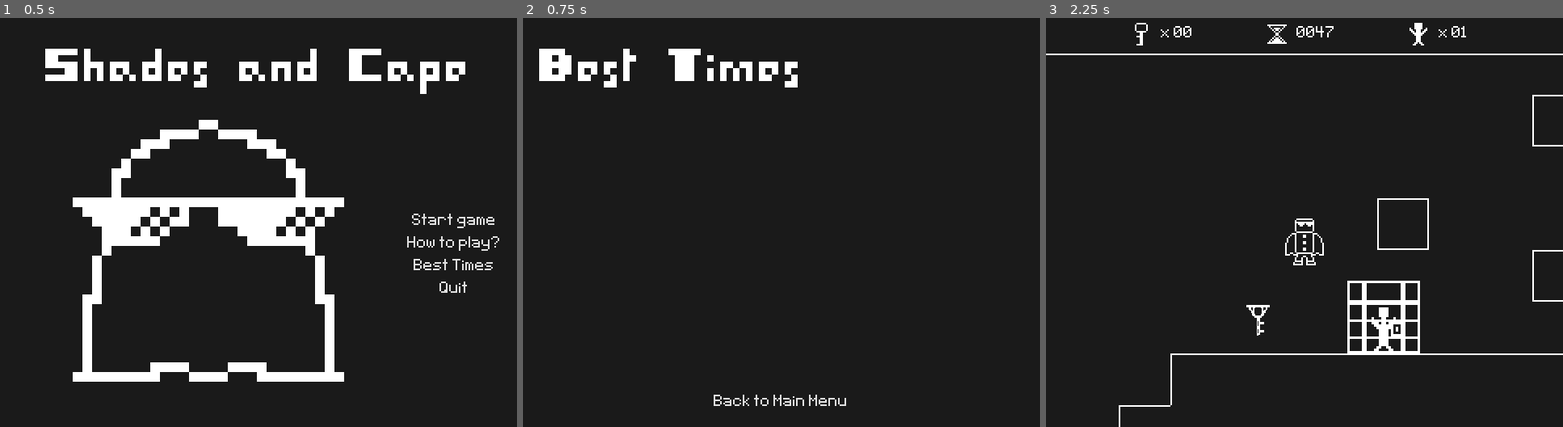
Above: before the commit, frames 1-3 (left to right).
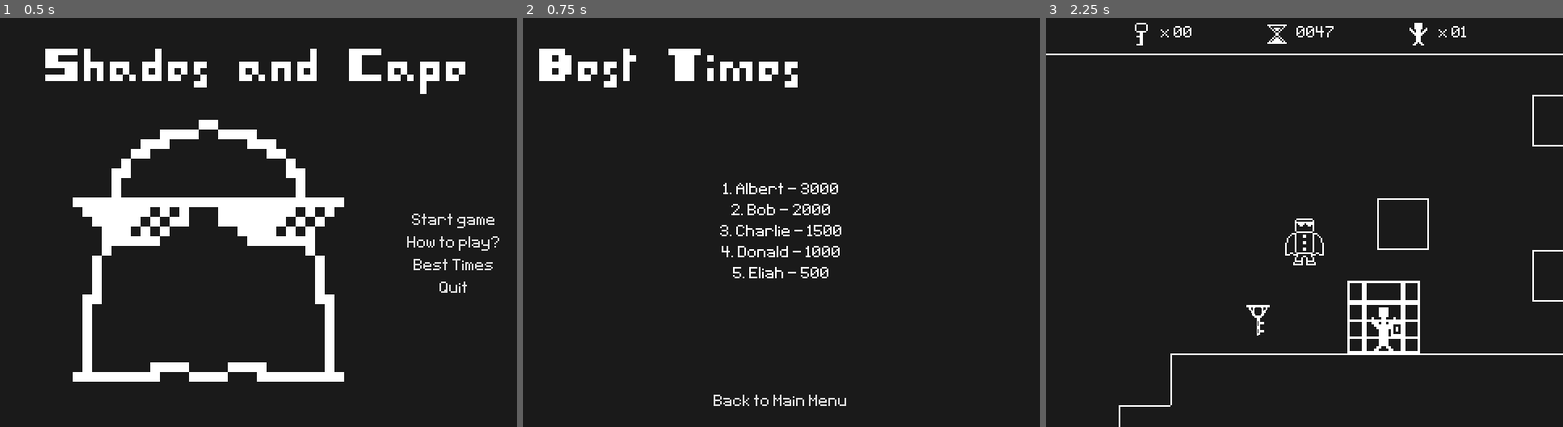
Above: after the commit, the same moments.

Repository: Kiel97/bialjam2019
Game: Godot game, scene res://Menu/MainMenu.tscn
Same seed, same stepped clock (60 frames per second), same inputs: the game is played once before the commit and once after it.
Inputs:
- Up to frame 1 (0.5 s): no input
- Up to frame 2 (0.75 s): click "Best Times" at 0.5 s
- Up to frame 3 (2.25 s): click "Back to Main Menu" at 1.25 s; click "Start game" at 2 s

Frame 1 is identical in both runs. In frame 2, 0.9% of the frame differs, in the area x 38-62%, y 40-64%; in frame 3, nothing differs.

Commit message:
Wrote scores parser for best times Scene

Diff:
--- a/Bialjam2019/Menu/BestTimesScreen.gd
+++ b/Bialjam2019/Menu/BestTimesScreen.gd
@@ -13,8 +13,21 @@
 
 func open_besttimes_file() -> void:
 	var f : File = File.new()
-	if f.file_exists(best_times_file):
-		f.open(best_times_file, File.READ)
-		var content : String = f.get_as_text()
-		scoreboard_label.text = content
+	if not f.file_exists(best_times_file):
+		f.open(best_times_file, File.WRITE)
+		var content : String = "Albert 3000\nBob 2000\nCharlie 1500\nDonald 1000\nEliah 500"
+		f.store_string(content)
 		f.close()
+
+	f.open(best_times_file, File.READ)
+	var content : String = f.get_as_text()
+	scoreboard_label.text = parse_scoreboard_from_file(content)
+	f.close()
+
+func parse_scoreboard_from_file(content : String) -> String:
+	var scores = content.split("\n")
+	var output = ""
+	for index in range(len(scores)):
+		var score_info = scores[index].split(" ")
+		output += str(index+1, ". ", score_info[0], " - ", score_info[1], "\n")
+	return output
